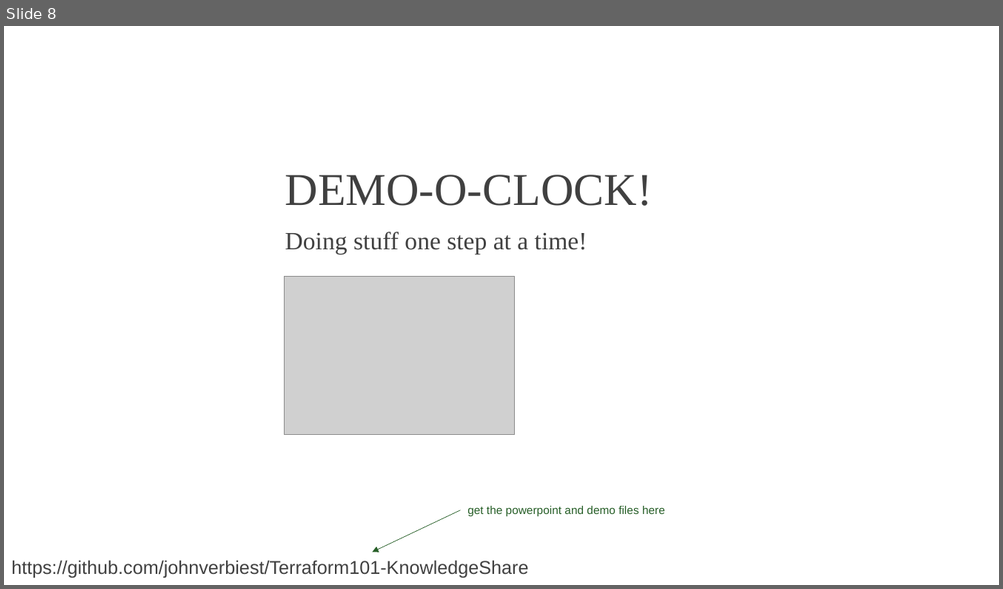
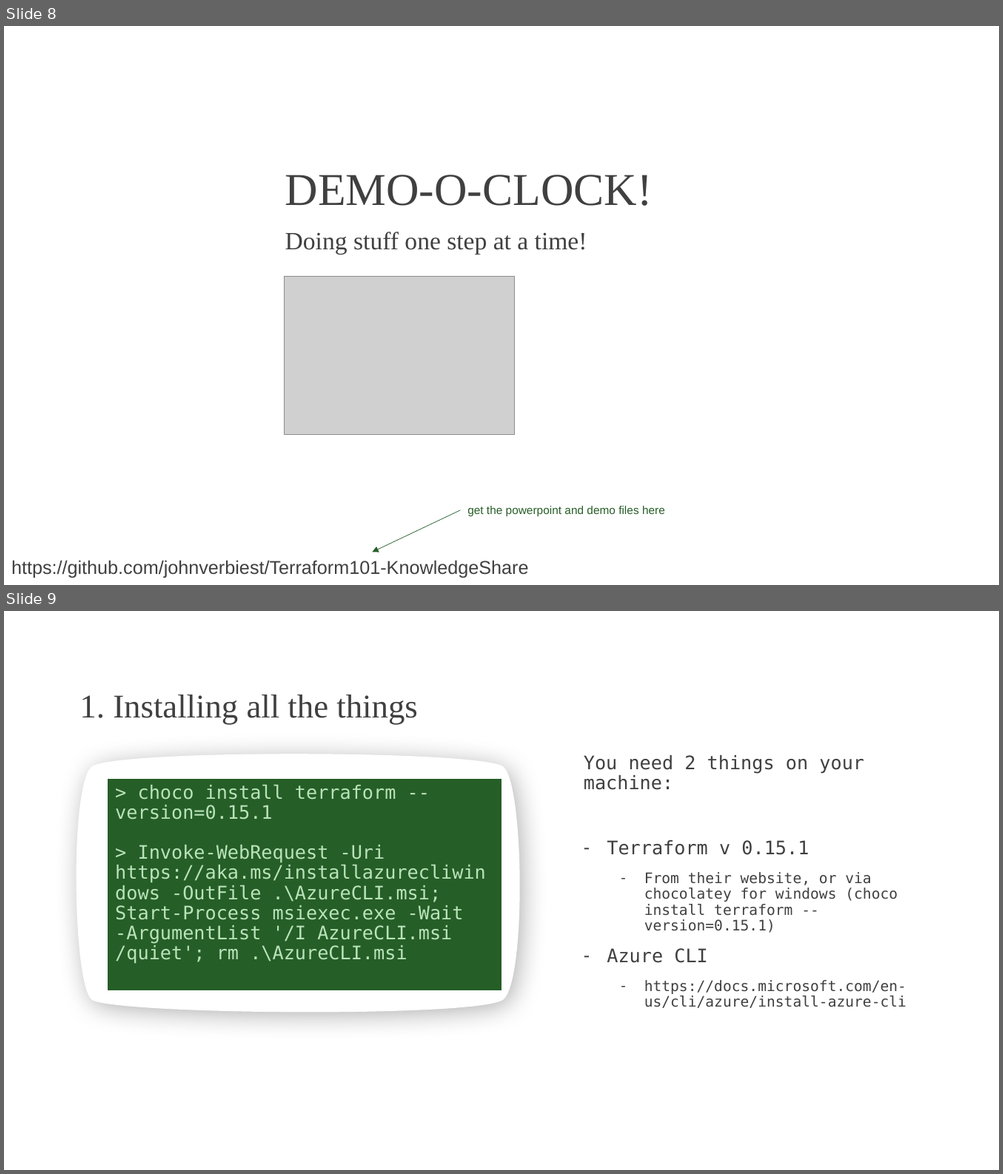
Before and after one commit to johnverbiest/Terraform101-KnowledgeShare, a slide deck: Terraform 101.pptx. Shown one above the other, each under a label of ours: slide 8 before the commit, slides 8 and 9 after it. The pictures are 1003x589 and 1003x1174 pixels, drawn with LibreOffice and Linux fonts; fonts in the diff are those of the drawing; grey boxes stand for pictures; background and template pictures are left out. Boxes give left, top, right and bottom in pixels: in the first picture for what was removed or moved away, otherwise in the second. Text is boxed around its words. In the diff, an @@ line names an element or a change of style, - is before the commit and + after.

Commit message:
All the things for terraform init

```diff
--- a/Terraform 101.pptx
+++ b/Terraform 101.pptx
@@ slide 9 added at (4, 611, 999, 1170), background picture (left out) @@
@@ title added at (79, 695, 417, 725), 32 pt, text #404040 @@
+1. Installing all the things
@@ freeform shape added at (70, 749, 526, 1017), fill #FFFFFF @@
@@ text added at (583, 755, 906, 1008), 14 pt, text #404040 @@
+You need 2 things on your machine:
+– Terraform v 0.15.1
+  – From their website, or via chocolatey for windows (choco install terraform --version=0.15.1)
+– Azure CLI
+  – https://docs.microsoft.com/en-us/cli/azure/install-azure-cli
@@ rectangle added at (108, 779, 502, 990), fill #265E27, 18 pt, text #B9E3BA @@
+> choco install terraform --version=0.15.1
+> Invoke-WebRequest -Uri https://aka.ms/installazurecliwindows -OutFile .\AzureCLI.msi; Start-Process msiexec.exe -Wait -ArgumentList '/I AzureCLI.msi /quiet'; rm .\AzureCLI.msi
```
Also in this commit, not shown: 1 slide changed, 5 other slides added, 2 other files.
